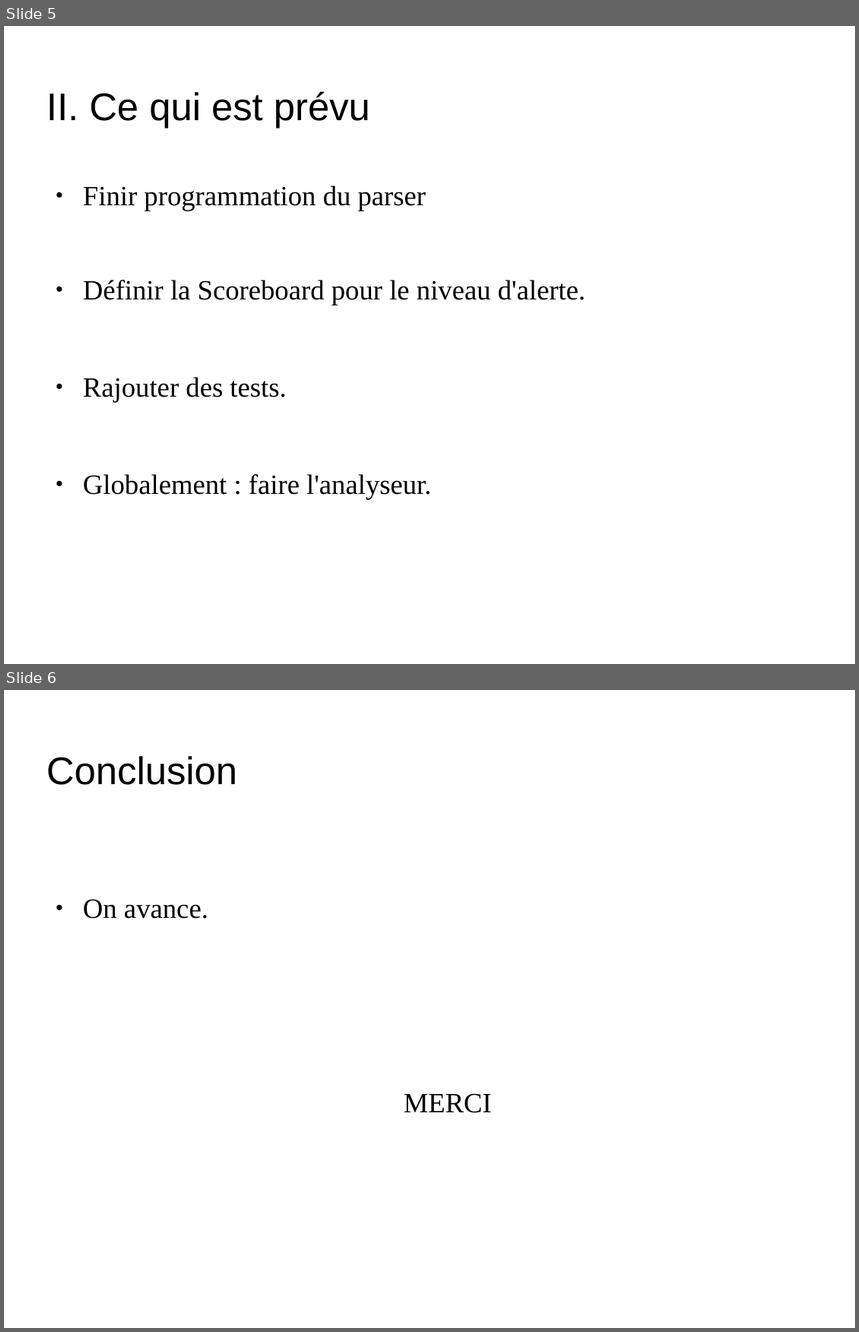
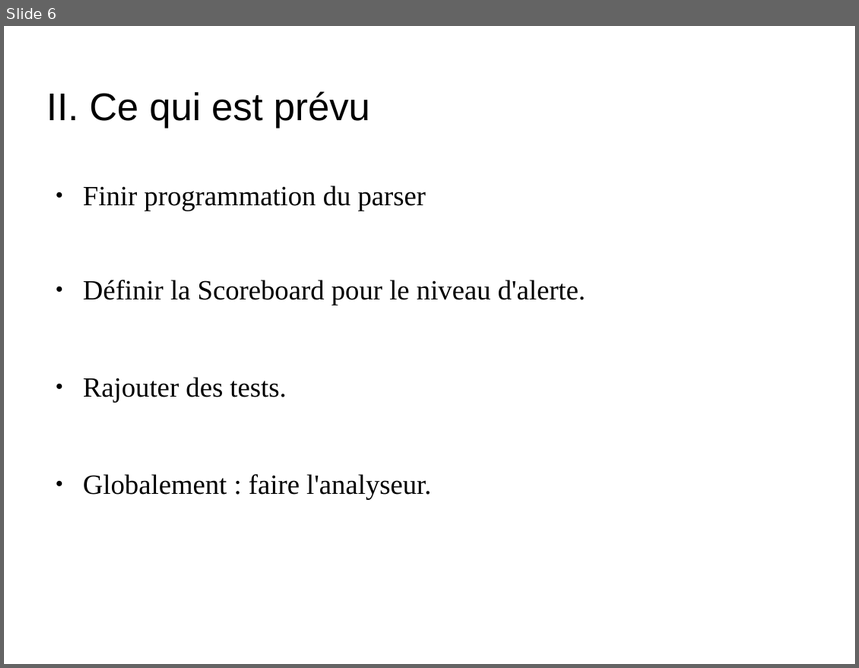
Before and after one commit to Kertek/projet_dbf, a slide deck: gestion_de_projet/Reunions/Presentation_4_20042017_CASSIOPEE_DBF.odp. Shown one above the other, each under a label of ours: slides 5 and 6 before the commit, slide 6 after it. The pictures are 859x1332 and 859x668 pixels, drawn with LibreOffice and Linux fonts; fonts in the diff are those of the drawing; background and template pictures are left out. Boxes give left, top, right and bottom in pixels: in the first picture for what was removed or moved away, otherwise in the second. Text is boxed around its words. In the diff, an @@ line names an element or a change of style, - is before the commit and + after.

```diff
--- a/gestion_de_projet/Reunions/Presentation_4_20042017_CASSIOPEE_DBF.odp
+++ b/gestion_de_projet/Reunions/Presentation_4_20042017_CASSIOPEE_DBF.odp
@@ slide 6 removed at [4, 690, 855, 1328], background picture (left out) @@
@@ title removed at [47, 756, 237, 785] @@
-Conclusion
@@ text removed at [83, 899, 492, 1113] @@
-● On avance.
-MERCI
@@ what was slide 5 is now slide 6 @@
```
Also in this commit, not shown: 2 slides changed, 1 slide added.
